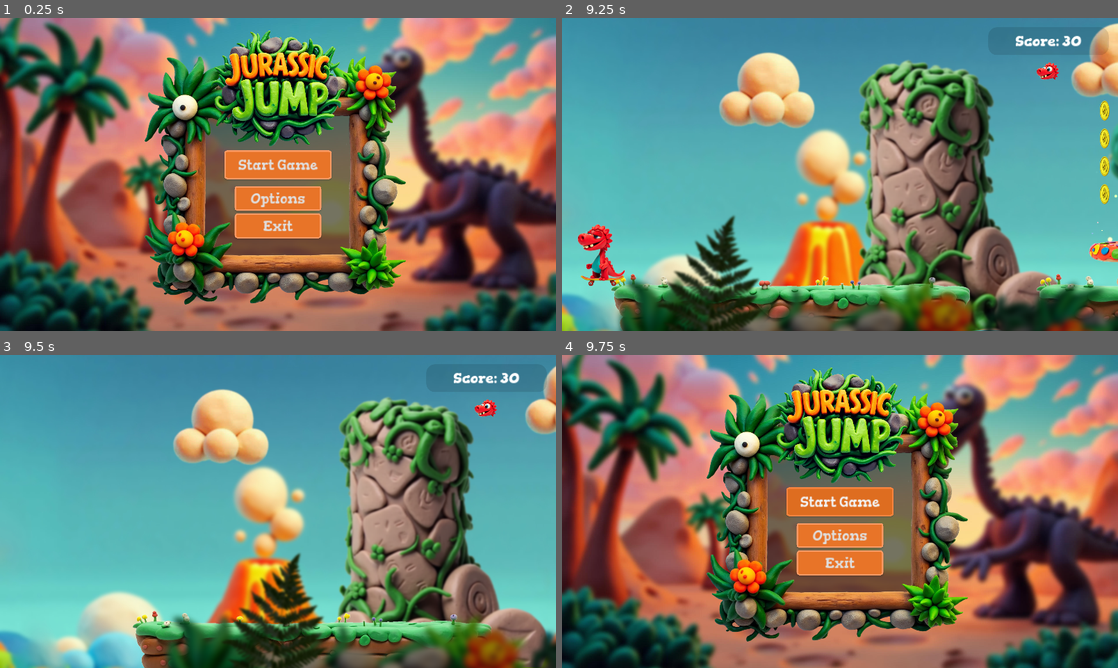
Above: before the commit, frames 1-4 (two rows, left to right).
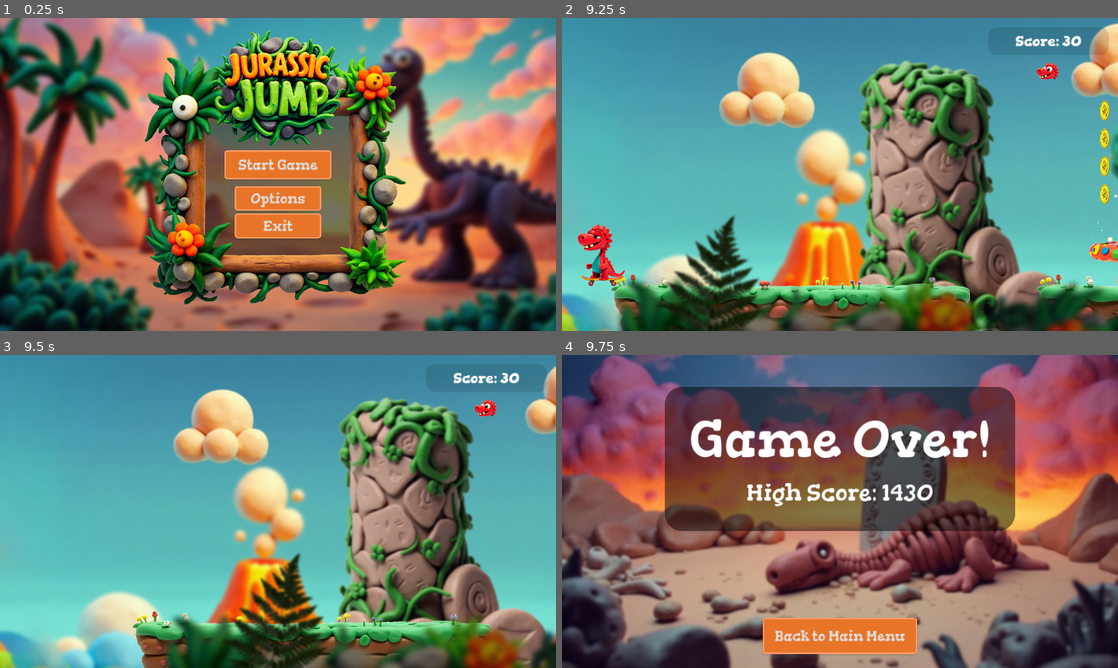
Above: after the commit, the same moments.

Repository: avollrath/jurassic-jump
Game: Godot game, scene res://scenes/main.tscn
Two runs of this game, one before a commit and one after it. Both use one fixed random seed, a clock stepped at 60 frames per second and the inputs below.
Inputs:
- Up to frame 1 (0.25 s): no input
- Up to frame 2 (9.25 s): click "Start Game" at 0.5 s; hold D (move_right) 1.28-2.78 s; tap Space (jump) at 1.52, 2.27, 3.77, 4.52, 5.27, 6.77, 7.52, 8.27 s; hold A (move_left) 2.78-5.03 s; hold D (move_right) 5.03-8.78 s; hold A (move_left) from 8.78 s (still down)
- Up to frame 3 (9.5 s): keep holding A (move_left)
- Up to frame 4 (9.75 s): keep holding A (move_left)

Frames 1-3 are identical in both runs. In frame 4, 96% of the frame differs, in the area x 0-100%, y 0-100%.

Commit message:
game over screen

Diff:
--- a/scenes/audio_manager.tscn
+++ b/scenes/audio_manager.tscn
@@ -1,7 +1,8 @@
-[gd_scene load_steps=11 format=3 uid="uid://dt2rldhjuox3n"]
+[gd_scene load_steps=12 format=3 uid="uid://dt2rldhjuox3n"]
 
 [ext_resource type="Script" path="res://scripts/audio_manager.gd" id="1_febk3"]
 [ext_resource type="AudioStream" uid="uid://cr5jd7qi3h4py" path="res://assets/music/backgroundMusic1.mp3" id="2_e0tox"]
+[ext_resource type="AudioStream" uid="uid://bp1v1pd6nraem" path="res://assets/music/gameover.mp3" id="3_hdqrj"]
 [ext_resource type="AudioStream" uid="uid://b5od0s4i6blg5" path="res://assets/sounds/bounce.mp3" id="5_t5o0d"]
 [ext_resource type="AudioStream" uid="uid://bf8ijdkyu5oh5" path="res://assets/sounds/coin.mp3" id="6_6pa1u"]
 [ext_resource type="AudioStream" uid="uid://cm67ufeg0hmch" path="res://assets/sounds/die.mp3" id="7_olwk2"]
@@ -19,6 +20,10 @@
 [node name="BackgroundMusic" type="AudioStreamPlayer" parent="Music"]
 stream = ExtResource("2_e0tox")
 autoplay = true
+bus = &"Music"
+
+[node name="GameOverMusic" type="AudioStreamPlayer" parent="Music"]
+stream = ExtResource("3_hdqrj")
 bus = &"Music"
 
 [node name="SFX" type="Node" parent="."]
--- a/scenes/game_over.tscn
+++ b/scenes/game_over.tscn
@@ -1,6 +1,7 @@
-[gd_scene load_steps=4 format=3 uid="uid://br6fcokjl6l0u"]
+[gd_scene load_steps=5 format=3 uid="uid://br6fcokjl6l0u"]
 
 [ext_resource type="Theme" uid="uid://ctns4fvpvo0gj" path="res://scripts/ui_theme.tres" id="1_4xbvq"]
+[ext_resource type="Script" path="res://scripts/game_over.gd" id="2_ot4xf"]
 [ext_resource type="Texture2D" uid="uid://wntojktsxqje" path="res://assets/sprites/game_over.jpg" id="2_xiwkn"]
 
 [sub_resource type="StyleBoxFlat" id="StyleBoxFlat_cpejn"]
@@ -18,6 +19,7 @@
 grow_horizontal = 2
 grow_vertical = 2
 theme = ExtResource("1_4xbvq")
+script = ExtResource("2_ot4xf")
 
 [node name="TextureRect" type="TextureRect" parent="."]
 layout_mode = 1
@@ -76,7 +78,7 @@
 horizontal_alignment = 1
 vertical_alignment = 1
 
-[node name="Button" type="Button" parent="."]
+[node name="Button" type="Button" parent="Panel"]
 layout_mode = 1
 anchors_preset = 7
 anchor_left = 0.5
@@ -84,9 +86,11 @@
 anchor_right = 0.5
 anchor_bottom = 1.0
 offset_left = -267.0
-offset_top = -235.0
+offset_top = 300.0
 offset_right = 267.0
-offset_bottom = -112.0
+offset_bottom = 423.0
 grow_horizontal = 2
 grow_vertical = 0
 text = "Back to Main Menu"
+
+[connection signal="pressed" from="Panel/Button" to="." method="_on_button_pressed"]
--- a/scenes/main.tscn
+++ b/scenes/main.tscn
@@ -1,9 +1,10 @@
-[gd_scene load_steps=5 format=3 uid="uid://b4yf8ehcup6hv"]
+[gd_scene load_steps=6 format=3 uid="uid://b4yf8ehcup6hv"]
 
 [ext_resource type="Script" path="res://scripts/main.gd" id="1_iwffj"]
 [ext_resource type="PackedScene" uid="uid://75e4pjjygybg" path="res://scenes/main_menu.tscn" id="1_roiy3"]
 [ext_resource type="PackedScene" uid="uid://c66e5rcra61ww" path="res://scenes/ui.tscn" id="2_kqrqm"]
 [ext_resource type="Script" path="res://scripts/ui.gd" id="4_8slax"]
+[ext_resource type="PackedScene" uid="uid://br6fcokjl6l0u" path="res://scenes/game_over.tscn" id="5_ghy6x"]
 
 [node name="main" type="Node2D"]
 position = Vector2(957, 540)
@@ -17,3 +18,6 @@
 [node name="UI" parent="." instance=ExtResource("2_kqrqm")]
 visible = false
 script = ExtResource("4_8slax")
+
+[node name="GameOver" parent="." instance=ExtResource("5_ghy6x")]
+visible = false
--- a/scripts/audio_manager.gd
+++ b/scripts/audio_manager.gd
@@ -10,3 +10,5 @@
 @onready var die_sound: AudioStreamPlayer = $SFX/DieSound
 @onready var damage_sound: AudioStreamPlayer = $SFX/DamageSound
 @onready var land_sound: AudioStreamPlayer = $SFX/LandSound
+
+@onready var game_over_music: AudioStreamPlayer = $Music/GameOverMusic
--- a/scripts/game_manager.gd
+++ b/scripts/game_manager.gd
@@ -4,9 +4,14 @@
 var lives = 3
 var hearts: Array[TextureRect] = []
 var label : Label
+var highscore_label : Label
+var game_over : Control
 
 func set_score_label(new_label : Label):
 	label = new_label
+
+func set_highscore_label(new_label : Label):
+	highscore_label = new_label
 
 func set_hearts(new_hearts: Array[TextureRect]) -> void:
 	hearts = new_hearts
@@ -29,4 +34,7 @@
 		label.text = "Score: " + str(score)
 		for heart in hearts:
 			heart.visible = true
-		get_tree().reload_current_scene()
+		AudioManager.background_music.stop()
+		AudioManager.game_over_music.play()
+		get_tree().change_scene_to_file("res://scenes/game_over.tscn") # Gets the loaded scene, which is packed, so it'll have to be manually instantiated
+		highscore_label.text = "High Score: " + str(score)
--- /dev/null
+++ b/scripts/game_over.gd
@@ -0,0 +1,12 @@
+extends Control
+
+@onready var high_score: Label = $Panel/HighScore
+@onready var button: Button = $Panel/Button
+
+func _ready() -> void:
+	GameManager.set_highscore_label(high_score)
+
+func _on_button_pressed() -> void:
+	AudioManager.background_music.play()
+	AudioManager.game_over_music.stop()
+	get_tree().change_scene_to_file("res://scenes/main.tscn")
--- a/scripts/ui.gd
+++ b/scripts/ui.gd
@@ -4,7 +4,6 @@
 @onready var lives_nodes: Array[TextureRect] = [$Lives/Life, $Lives/Life2, $Lives/Life3]
 # Called when the node enters the scene tree for the first time.
 func _ready() -> void:
-	print("Score label set")
 	GameManager.set_score_label(score_label)
 	GameManager.set_hearts(lives_nodes)
 	score_label.text = "Score:" + str(GameManager.score)
Not shown, added: assets/music/gameover.mp3.import
Not shown, added: assets/music/gameover.mp3
